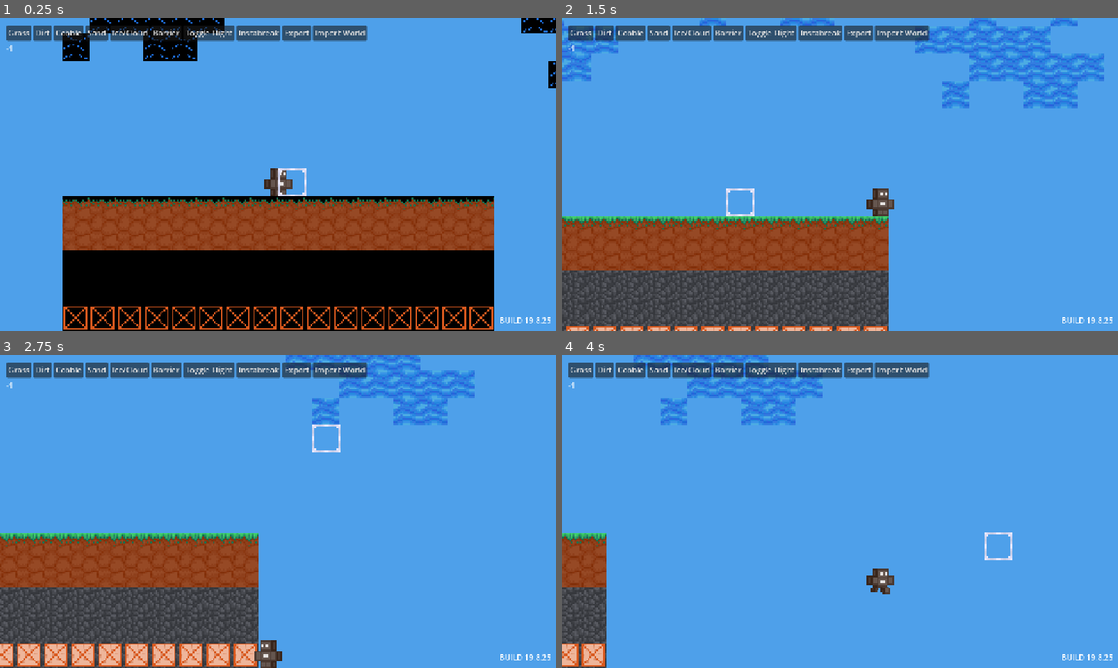
Above: before the commit, frames 1-4 (two rows, left to right).
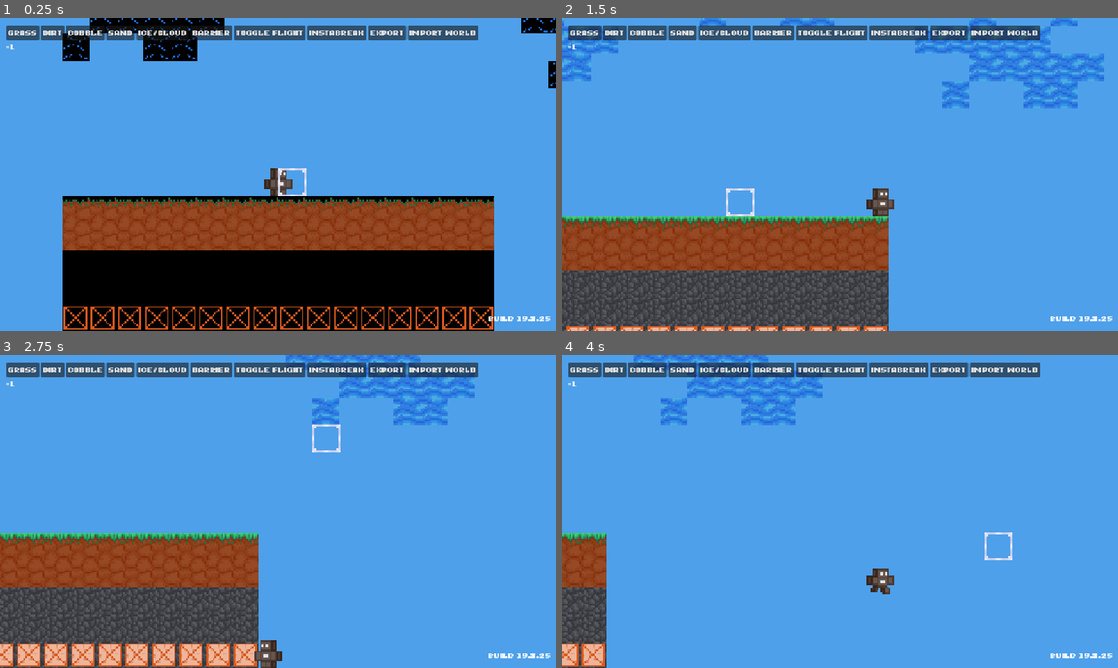
Above: after the commit, the same moments.

Repository: artelephantb/naichthushal
Game: Godot game, scene res://scenes/world.tscn
Same seed, same stepped clock (60 frames per second), same inputs: the game is played once before the commit and once after it.
Inputs (mouse positions are in pixels of both pictures, inside the frame that each line leads up to):
- Up to frame 1 (0.25 s): no input
- Up to frame 2 (1.5 s): move the mouse to (962, 158) at 0.52 s; hold Right (player_right) from 0.53 s (still down); click (962, 158) at 0.67 s; tap Up (player_jump) at 0.77 s; move the mouse to (728, 190) at 1.27 s
- Up to frame 3 (2.75 s): tap Up (player_jump) at 1.52 s; move the mouse to (333, 442) at 2.02 s; release Right (player_right) at 2.03 s; hold Left (player_left) from 2.03 s (still down)
- Up to frame 4 (4 s): move the mouse to (812, 574) at 2.77 s; release Left (player_left) at 2.78 s; hold Right (player_right) from 2.78 s (still down); click (812, 574) at 2.92 s; tap Up (player_jump) at 3.02, 3.77 s; move the mouse to (1006, 558) at 3.52 s

The runs differ from the first frame. In frame 1, 2.2% of the frame differs, in the area x 1-99%, y 2-98%; in frame 2, 2.3%; in frame 3, 2.3%; in frame 4, 2.3%.

Commit message:
Added font and music

Diff:
--- a/scenes/world.tscn
+++ b/scenes/world.tscn
@@ -1,10 +1,13 @@
-[gd_scene load_steps=10 format=4 uid="uid://bnwiqiqd7oa4x"]
+[gd_scene load_steps=15 format=4 uid="uid://bnwiqiqd7oa4x"]
 
 [ext_resource type="Script" uid="uid://7eqtwf8mgdna" path="res://scripts/world.gd" id="1_71j4m"]
 [ext_resource type="Shader" uid="uid://comsfopwx1suj" path="res://shaders/world_reveal.gdshader" id="1_k0juu"]
 [ext_resource type="Texture2D" uid="uid://cwlfax5vlwjji" path="res://assets/textures/blocks/tilesheet.png" id="2_k0juu"]
 [ext_resource type="PackedScene" uid="uid://db5rfjktal5y4" path="res://scenes/player.tscn" id="3_71j4m"]
+[ext_resource type="Theme" uid="uid://c6eu7tlmewujv" path="res://themes/menus.tres" id="5_4mrxx"]
 [ext_resource type="PackedScene" uid="uid://cb4l7jnphi0b1" path="res://scenes/block_selection.tscn" id="5_71j4m"]
+[ext_resource type="FontFile" uid="uid://53ssaml16qni" path="res://fonts/raster_forge_font.ttf" id="5_i7141"]
+[ext_resource type="AudioStream" uid="uid://oy3xrqb0sfgj" path="res://songs/project_3.wav" id="8_4mrxx"]
 
 [sub_resource type="ShaderMaterial" id="ShaderMaterial_qfnet"]
 shader = ExtResource("1_k0juu")
@@ -40,6 +43,12 @@
 sources/0 = SubResource("TileSetAtlasSource_lbhrr")
 
 [sub_resource type="WorldBoundaryShape2D" id="WorldBoundaryShape2D_yqjtg"]
+
+[sub_resource type="LabelSettings" id="LabelSettings_7r4gi"]
+font = ExtResource("5_i7141")
+
+[sub_resource type="LabelSettings" id="LabelSettings_w7kh3"]
+font = ExtResource("5_i7141")
 
 [node name="World" type="Node2D"]
 script = ExtResource("1_71j4m")
@@ -87,43 +96,53 @@
 
 [node name="Grass" type="Button" parent="CanvasLayer/HBoxContainer"]
 layout_mode = 2
+theme = ExtResource("5_4mrxx")
 action_mode = 0
 text = "Grass"
 
 [node name="Dirt" type="Button" parent="CanvasLayer/HBoxContainer"]
 layout_mode = 2
+theme = ExtResource("5_4mrxx")
 text = "Dirt"
 
 [node name="Cobble" type="Button" parent="CanvasLayer/HBoxContainer"]
 layout_mode = 2
+theme = ExtResource("5_4mrxx")
 text = "Cobble"
 
 [node name="Sand" type="Button" parent="CanvasLayer/HBoxContainer"]
 layout_mode = 2
+theme = ExtResource("5_4mrxx")
 text = "Sand"
 
 [node name="Ice" type="Button" parent="CanvasLayer/HBoxContainer"]
 layout_mode = 2
+theme = ExtResource("5_4mrxx")
 text = "Ice/Cloud"
 
 [node name="Barrier" type="Button" parent="CanvasLayer/HBoxContainer"]
 layout_mode = 2
+theme = ExtResource("5_4mrxx")
 text = "Barrier"
 
 [node name="Flight" type="Button" parent="CanvasLayer/HBoxContainer"]
 layout_mode = 2
+theme = ExtResource("5_4mrxx")
 text = "Toggle Flight"
 
 [node name="Instabreak" type="Button" parent="CanvasLayer/HBoxContainer"]
 layout_mode = 2
+theme = ExtResource("5_4mrxx")
 text = "Instabreak"
 
 [node name="Export" type="Button" parent="CanvasLayer/HBoxContainer"]
 layout_mode = 2
+theme = ExtResource("5_4mrxx")
 text = "Export"
 
 [node name="Import" type="Button" parent="CanvasLayer/HBoxContainer"]
 layout_mode = 2
+theme = ExtResource("5_4mrxx")
 text = "Import World"
 
 [node name="Info" type="Label" parent="CanvasLayer"]
@@ -132,6 +151,7 @@
 offset_right = 1141.0
 offset_bottom = 637.0
 text = "BUILD 19.8.25"
+label_settings = SubResource("LabelSettings_7r4gi")
 horizontal_alignment = 2
 
 [node name="BreakTime" type="Label" parent="CanvasLayer"]
@@ -140,8 +160,12 @@
 offset_right = 310.0
 offset_bottom = 74.0
 text = "(debug) BREAK TIME GOES HERE DONT TOUCH!"
+label_settings = SubResource("LabelSettings_w7kh3")
 
 [node name="BlockSelection" parent="." instance=ExtResource("5_71j4m")]
+
+[node name="AudioStreamPlayer" type="AudioStreamPlayer" parent="."]
+stream = ExtResource("8_4mrxx")
 
 [connection signal="file_selected" from="ExportPopup" to="Player" method="_on_export_popup_file_selected"]
 [connection signal="file_selected" from="ImportPopup" to="Player" method="_on_import_popup_file_selected"]
--- a/scripts/world.gd
+++ b/scripts/world.gd
@@ -25,6 +25,8 @@
 	$TileMapLayer.material.set('shader_parameter/blackout', 0)
 
 func _process(delta: float) -> void:
+	if not $AudioStreamPlayer.playing and randi_range(0, 10000) == 0:
+		$AudioStreamPlayer.play(0)
 	if $TileMapLayer.material.get('shader_parameter/blackout') < 1:
 		$TileMapLayer.material.set('shader_parameter/blackout', $TileMapLayer.material.get('shader_parameter/blackout') + 0.01)
 
--- /dev/null
+++ b/themes/menus.tres
@@ -0,0 +1,6 @@
+[gd_resource type="Theme" load_steps=2 format=3 uid="uid://c6eu7tlmewujv"]
+
+[ext_resource type="FontFile" uid="uid://53ssaml16qni" path="res://fonts/raster_forge_font.ttf" id="1_57o3v"]
+
+[resource]
+default_font = ExtResource("1_57o3v")
Binary file added: fonts/raster_forge_font.ttf
Not shown, added: fonts/raster_forge_font.ttf.import
Not shown, added: songs/project_3.wav.import
Not shown, added: songs/project_3.wav
